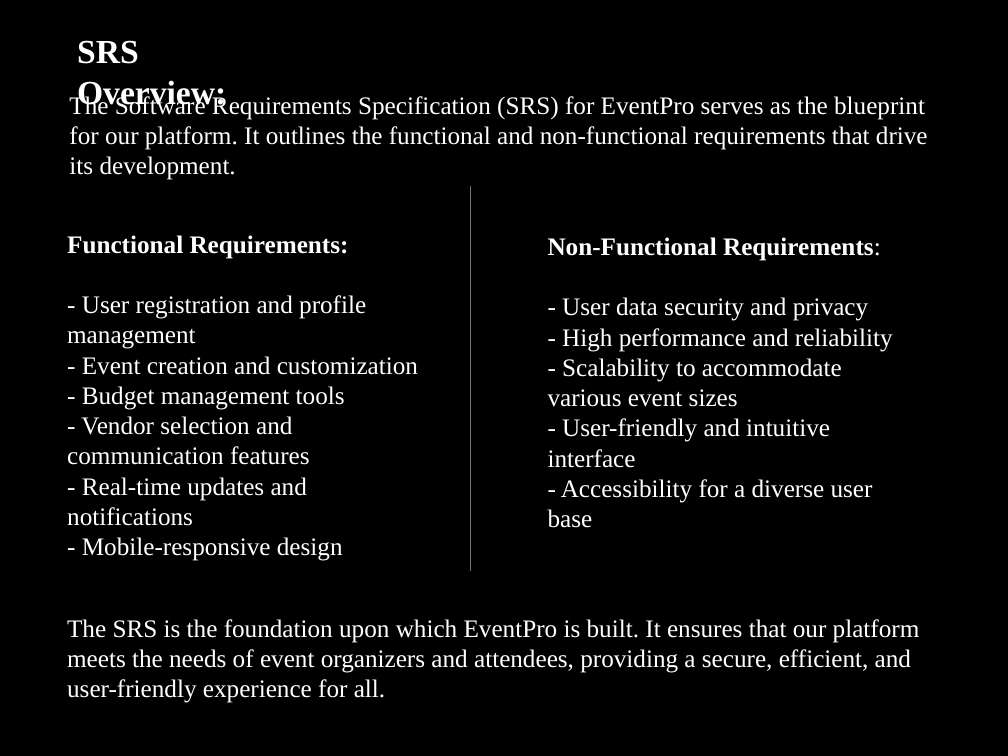
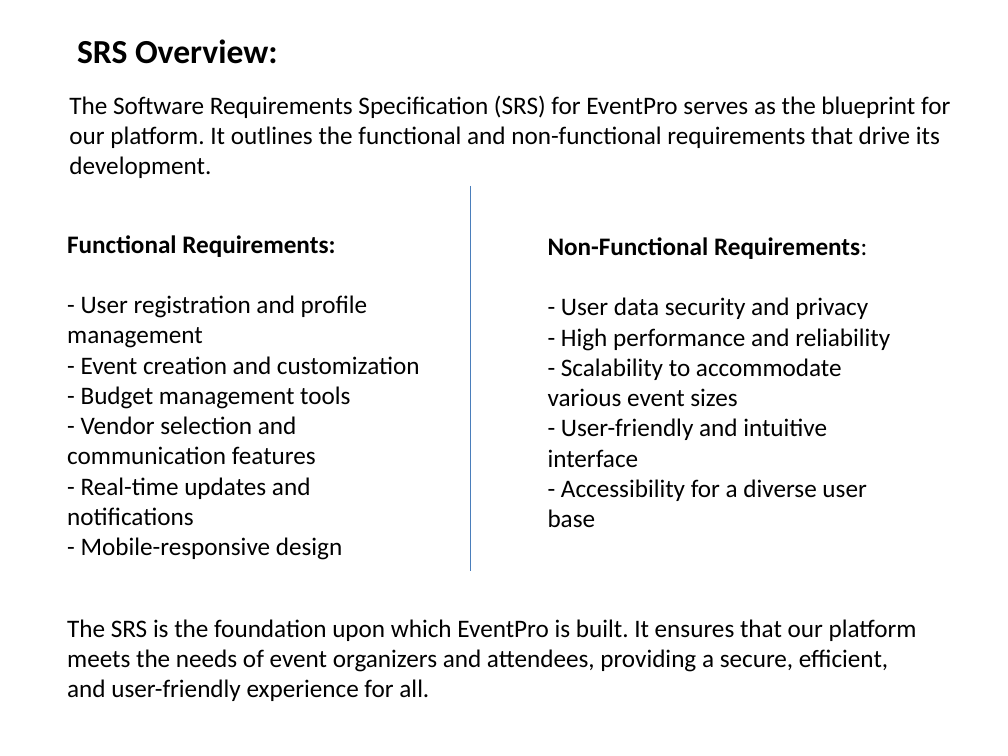
Before and after one commit to Nidhi-411/EventPro, a slide deck: slide 9 of PPts and stuff/Eventpro.pptx (slide 8 before the commit). Drawn at 1008x756 pixels with LibreOffice and Linux fonts; fonts in the diff are those of the drawing; background and template pictures are left out. Boxes give left, top, right and bottom in pixels: in the first picture for what was removed or moved away, otherwise in the second. Text is boxed around its words. In the diff, an @@ line names an element or a change of style, - is before the commit and + after.

```diff
--- a/PPts and stuff/Eventpro.pptx
+++ b/PPts and stuff/Eventpro.pptx
@@ background picture (left out) to #FFFFFF @@
@@ line (471, 185) - (471, 572): stroke #6F6F74 0.75 pt to #4B7EBC 0.75 pt @@
@@ font Times New Roman to Calibri, text colour #FFFFFF to #000000 in 5 elements at (69, 95, 950, 178), (77, 39, 278, 64), (548, 237, 890, 528), (67, 235, 420, 560), (67, 619, 917, 701) @@
```
Also in this commit, not shown: 21 other slides changed, 5 slides added, 5 slides removed, 1 other file.
